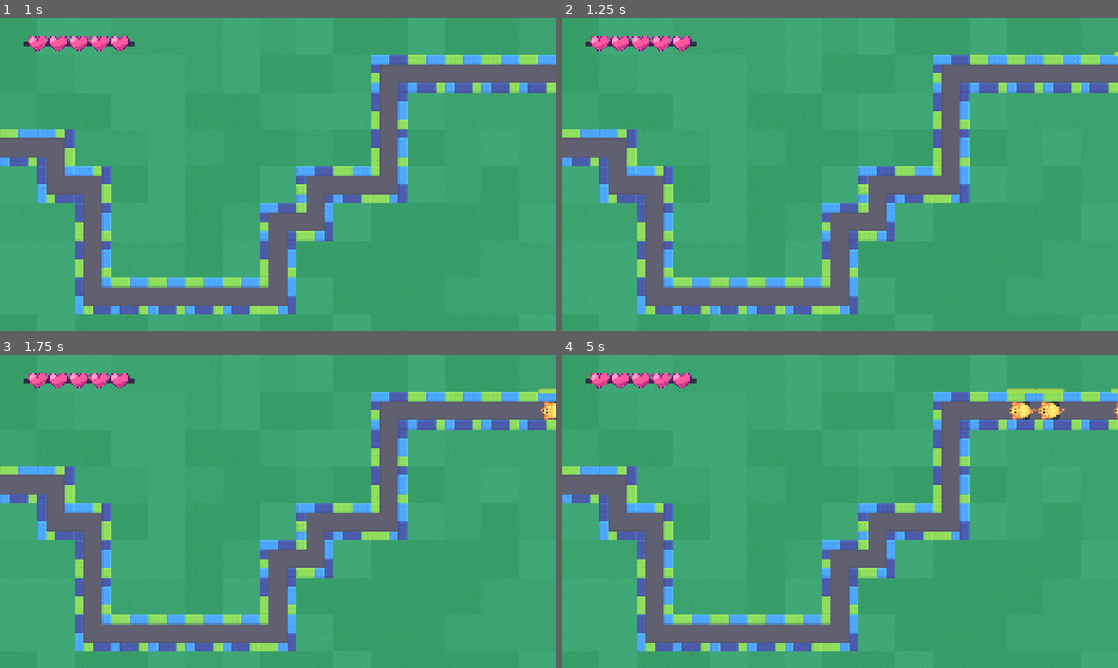
Above: before the commit, frames 1-4 (two rows, left to right).
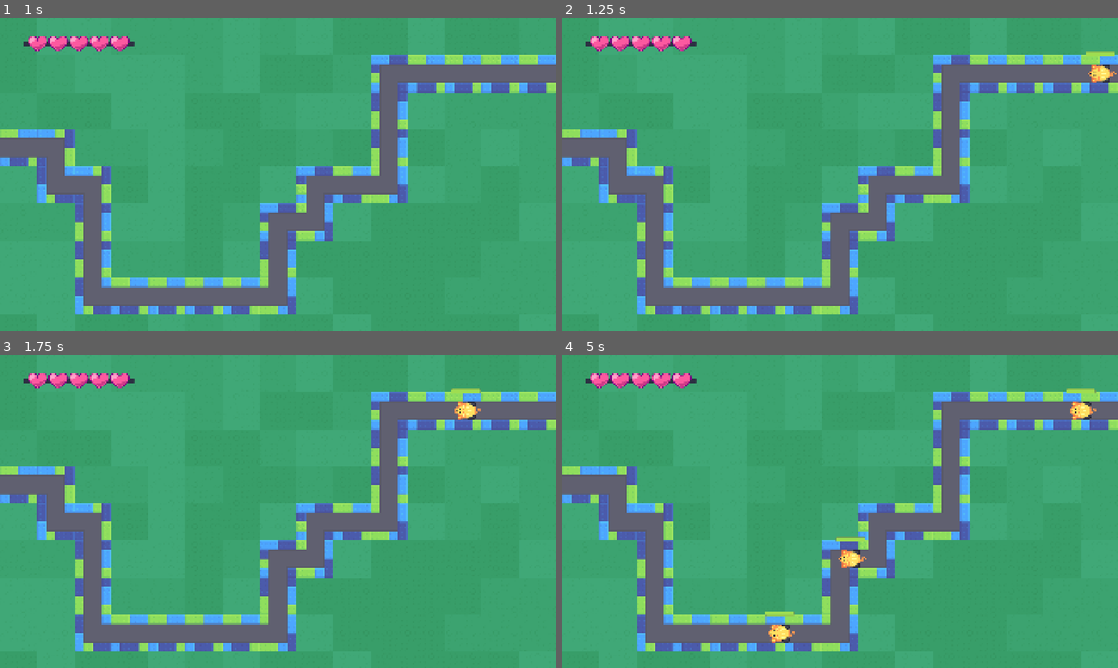
Above: after the commit, the same moments.

Repository: iFryTheReal/GDQuestTowerDefense
Game: Godot game, scene res://tower_defense.tscn
Same seed, same stepped clock (60 frames per second), same inputs: the game is played once before the commit and once after it.
Inputs (mouse positions are in pixels of both pictures, inside the frame that each line leads up to):
- Up to frame 1 (1 s): tap Enter at 0.5 s; move the mouse to (400, 158) at 0.52 s; tap Z at 0.6 s; click (400, 158) at 0.67 s; tap Space at 0.77 s
- Up to frame 2 (1.25 s): no input
- Up to frame 3 (1.75 s): tap Space at 1.25, 1.52 s; move the mouse to (166, 527) at 1.27 s; tap Z at 1.35 s; click (166, 527) at 1.42 s
- Up to frame 4 (5 s): move the mouse to (895, 442) at 2.02 s; tap Z every 0.75 s from 2.1 to 4.35 s; click (895, 442) at 2.17 s; move the mouse to (812, 574) at 2.77 s; click (812, 574) at 2.92 s; tap Space at 3.02, 3.77, 4.52 s; move the mouse to (1006, 558) at 3.52 s; click (1006, 558) at 3.67 s; move the mouse to (673, 464) at 4.27 s; click (673, 464) at 4.42 s

Frame 1 is identical in both runs. In frame 2, 0.3% of the frame differs, in the area x 94-100%, y 10-21%; in frame 3, 0.4%; in frame 4, 1.4%, in the area x 36-100%, y 10-92%.

Commit message:
Add game over condition and UI

Diff:
--- a/autoload/player_ui.gd
+++ b/autoload/player_ui.gd
@@ -3,11 +3,27 @@
 signal health_depleted
 
 @onready var _h_box_container: HBoxContainer = %HBoxContainer
+@onready var _retry: Button = %Retry
+@onready var _quit: Button = %Quit
+@onready var game_over: ColorRect = %GameOver
 
 var player_health: int = 5 : set = set_health
 
 func _ready() -> void:
 	set_health(player_health)
+
+	_retry.pressed.connect(func () -> void:
+		print_debug("retry")
+		get_tree().paused = false
+		game_over.visible = false
+		get_tree().reload_current_scene.call_deferred()
+		player_health = 5
+	)
+
+	_quit.pressed.connect(func() -> void:
+		print_debug("quit")
+		get_tree().quit()
+	)
 
 func set_health(new_health: int) -> void:
 	player_health = clampi(new_health, 0, 5)
--- a/autoload/player_ui.tscn
+++ b/autoload/player_ui.tscn
@@ -64,3 +64,57 @@
 layout_mode = 2
 mouse_filter = 2
 texture = ExtResource("3_3vykx")
+
+[node name="GameOver" type="ColorRect" parent="."]
+unique_name_in_owner = true
+process_mode = 3
+visible = false
+layout_mode = 1
+anchors_preset = 15
+anchor_right = 1.0
+anchor_bottom = 1.0
+grow_horizontal = 2
+grow_vertical = 2
+color = Color(0.18039216, 0.18039216, 0.18039216, 0.49019608)
+
+[node name="CenterContainer" type="PanelContainer" parent="GameOver"]
+custom_minimum_size = Vector2(800, 600)
+layout_mode = 1
+anchors_preset = 8
+anchor_left = 0.5
+anchor_top = 0.5
+anchor_right = 0.5
+anchor_bottom = 0.5
+offset_left = -400.0
+offset_top = -250.0
+offset_right = 400.0
+offset_bottom = 250.0
+grow_horizontal = 2
+grow_vertical = 2
+
+[node name="ColorRect" type="ColorRect" parent="GameOver/CenterContainer"]
+layout_mode = 2
+color = Color(0.11858138, 0.11858138, 0.11858138, 1)
+
+[node name="VBoxContainer" type="VBoxContainer" parent="GameOver/CenterContainer"]
+layout_mode = 2
+size_flags_horizontal = 4
+size_flags_vertical = 4
+theme_override_constants/separation = 20
+
+[node name="Label" type="Label" parent="GameOver/CenterContainer/VBoxContainer"]
+layout_mode = 2
+theme_override_font_sizes/font_size = 80
+text = "GameOver"
+
+[node name="Retry" type="Button" parent="GameOver/CenterContainer/VBoxContainer"]
+unique_name_in_owner = true
+layout_mode = 2
+theme_override_font_sizes/font_size = 50
+text = "Retry"
+
+[node name="Quit" type="Button" parent="GameOver/CenterContainer/VBoxContainer"]
+unique_name_in_owner = true
+layout_mode = 2
+theme_override_font_sizes/font_size = 50
+text = "Quit"
--- a/mobs/mob.tscn
+++ b/mobs/mob.tscn
@@ -23,6 +23,7 @@
 [node name="Mob" type="Area2D"]
 collision_mask = 2
 script = ExtResource("1_fgbma")
+speed = 500.0
 
 [node name="CollisionShape2D" type="CollisionShape2D" parent="."]
 shape = SubResource("CircleShape2D_fgbma")
--- a/tower_defense.gd
+++ b/tower_defense.gd
@@ -9,7 +9,7 @@
 	)
 
 	PlayerUI.health_depleted.connect(
-		func () -> void:
-			get_tree().reload_current_scene.call_deferred()
-			PlayerUI.player_health = 5
+		func() -> void:
+			get_tree().paused = true
+			PlayerUI.game_over.visible = true
 	)
